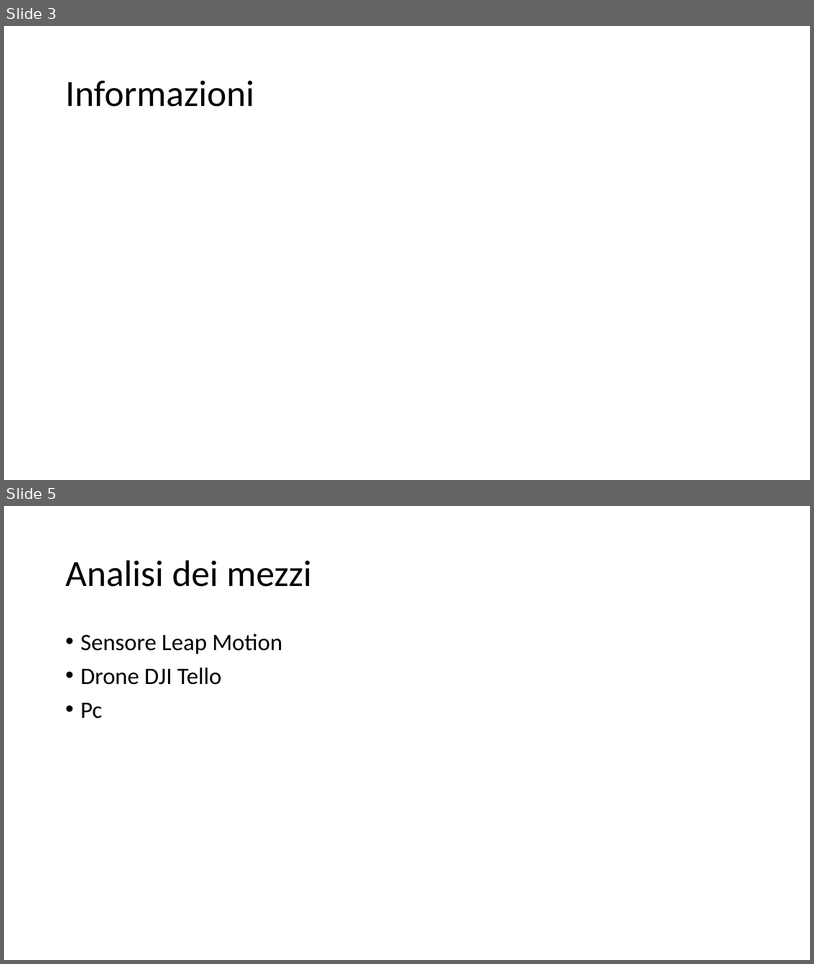
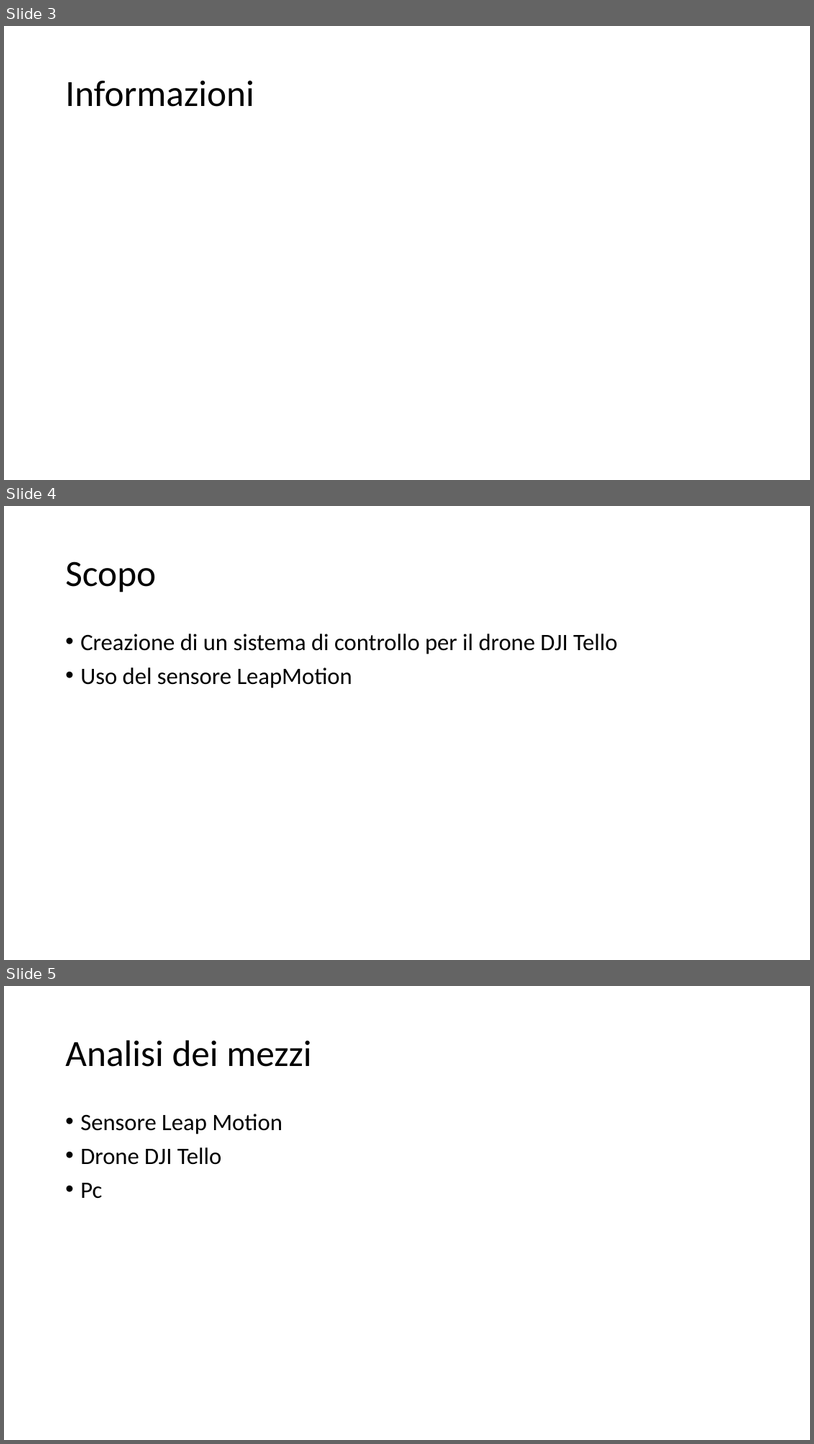
Before and after one commit to LuMug/DroneControlSystem, a slide deck: docs/Presentazione.pptx. Shown one above the other, each under a label of ours: slides 3 and 5 before the commit, slides 3, 4 and 5 after it; the slides between them are not shown. The pictures are 814x964 and 814x1444 pixels, drawn with LibreOffice and Linux fonts; fonts in the diff are those of the drawing. Boxes give left, top, right and bottom in pixels: in the first picture for what was removed or moved away, otherwise in the second. Text is boxed around its words. In the diff, an @@ line names an element or a change of style, - is before the commit and + after.

```diff
--- a/docs/Presentazione.pptx
+++ b/docs/Presentazione.pptx
@@ slide 4 added at <box>4,506,810,960</box>, background #FFFFFF @@
@@ title added at <box>65,561,156,592</box>, 44 pt, text #000000 @@
+Scopo
@@ text added at <box>80,633,617,688</box>, 28 pt, text #000000 @@
+• Creazione di un sistema di controllo per il drone DJI Tello
+• Uso del sensore LeapMotion
```
Also in this commit, not shown: 3 slides changed, 3 other slides added, 2 slides removed.
